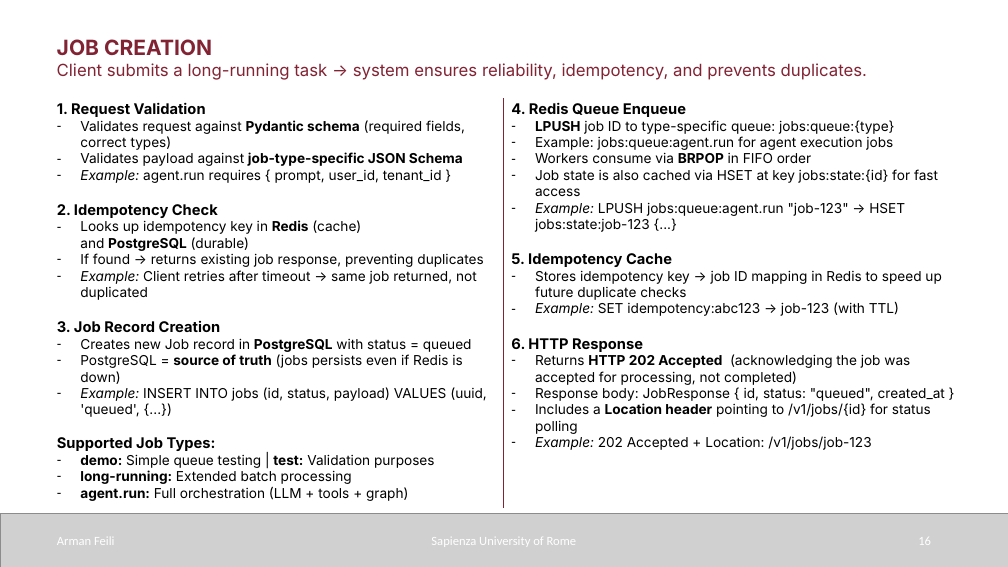
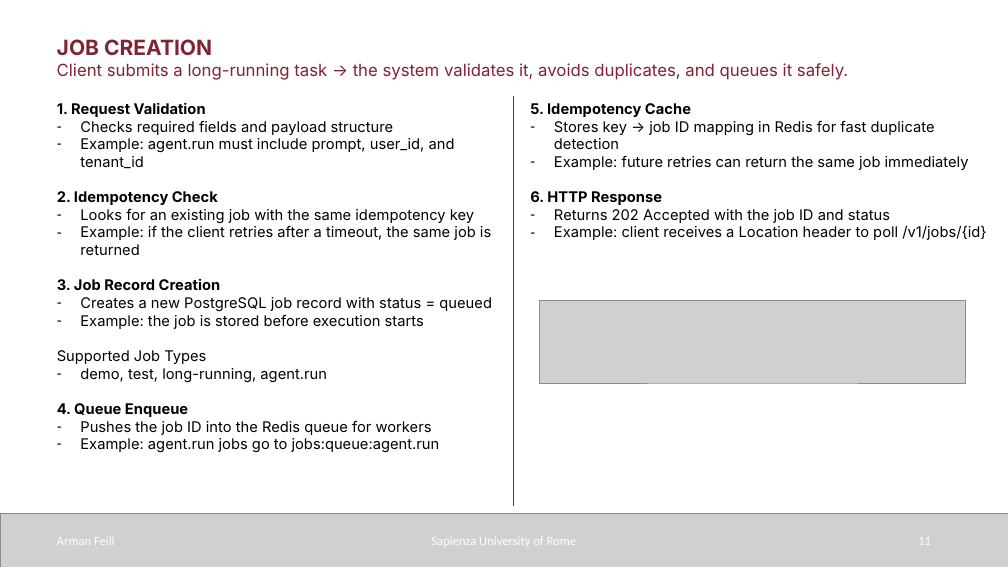
Before and after one commit to armanfeili/sapienza-msc-thesis-cineca-agentic-platform, a slide deck: slide 11 of thesis/sapthesis/Presentation/Presentation.pptx (slide 16 before the commit). Drawn at 1008x567 pixels with LibreOffice and Linux fonts; fonts in the diff are those of the drawing; grey boxes stand for pictures. Boxes give left, top, right and bottom in pixels: in the first picture for what was removed or moved away, otherwise in the second. Text is boxed around its words. In the diff, an @@ line names an element or a change of style, - is before the commit and + after.

```diff
--- a/thesis/sapthesis/Presentation/Presentation.pptx
+++ b/thesis/sapthesis/Presentation/Presentation.pptx
@@ text at [57, 63, 848, 80]: text changed @@
-Client submits a long-running task → system ensures reliability, idempotency, and prevents duplicates.
+Client submits a long-running task → the system validates it, avoids duplicates, and queues it safely.
@@ text at [511, 103, 938, 232]: paragraphs removed @@
-4. Redis Queue Enqueue
-– LPUSH job ID to type-specific queue: jobs:queue:{type}
-– Example: jobs:queue:agent.run for agent execution jobs
-– Workers consume via BRPOP in FIFO order
-– Job state is also cached via HSET at key jobs:state:{id} for fast access
-– Example: LPUSH jobs:queue:agent.run "job-123" → HSET jobs:state:job-123 {...}
@@ line moved from (503, 98) - (503, 508) to (514, 96) - (514, 507) @@
@@ text "5. Idempotency Cache": place and size @@
-text "5. Idempotency Cache" at [511, 103, 945, 450]
+text "5. Idempotency Cache" at [530, 103, 986, 240]
@@ text at [80, 121, 455, 169]: text changed; size 13 to 14 pt @@
-– Validates request against Pydantic schema (required fields, correct types)
-– Validates payload against job-type-specific JSON Schema
-– Example: agent.run requires { prompt, user_id, tenant_id }
+– Checks required fields and payload structure
+– Example: agent.run must include prompt, user_id, and tenant_id
@@ text at [554, 120, 969, 170]: text changed; size 13 to 14 pt @@
-– Stores idempotency key → job ID mapping in Redis to speed up future duplicate checks
-– Example: SET idempotency:abc123 → job-123 (with TTL)
+– Stores key → job ID mapping in Redis for fast duplicate detection
+– Example: future retries can return the same job immediately
@@ text at [80, 208, 491, 255]: text changed; size 13 to 14 pt @@
-– Looks up idempotency key in Redis (cache) and PostgreSQL (durable)
-– If found → returns existing job response, preventing duplicates
-– Example: Client retries after timeout → same job returned, not duplicated
+– Looks for an existing job with the same idempotency key
+– Example: if the client retries after a timeout, the same job is returned
@@ text at [554, 209, 986, 240]: text changed; size 13 to 14 pt @@
-– Returns HTTP 202 Accepted (acknowledging the job was accepted for processing, not completed)
-– Response body: JobResponse { id, status: "queued", created_at }
-– Includes a Location header pointing to /v1/jobs/{id} for status polling
-– Example: 202 Accepted + Location: /v1/jobs/job-123
+– Returns 202 Accepted with the job ID and status
+– Example: client receives a Location header to poll /v1/jobs/{id}
@@ text at [57, 297, 492, 452]: text changed; size 13 to 14 pt @@
-– Creates new Job record in PostgreSQL with status = queued
-– PostgreSQL = source of truth (jobs persists even if Redis is down)
-– Example: INSERT INTO jobs (id, status, payload) VALUES (uuid, 'queued', {...})
-Supported Job Types:
-– demo: Simple queue testing | test: Validation purposes
-– long-running: Extended batch processing
-– agent.run: Full orchestration (LLM + tools + graph)
+– Creates a new PostgreSQL job record with status = queued
+– Example: the job is stored before execution starts
+Supported Job Types
+– demo, test, long-running, agent.run
+4. Queue Enqueue
+– Pushes the job ID into the Redis queue for workers
+– Example: agent.run jobs go to jobs:queue:agent.run
@@ picture added at [540, 300, 966, 383] @@
```
Also in this commit, not shown: 12 other slides changed, 11 slides added, 30 slides removed, 16 other files.
